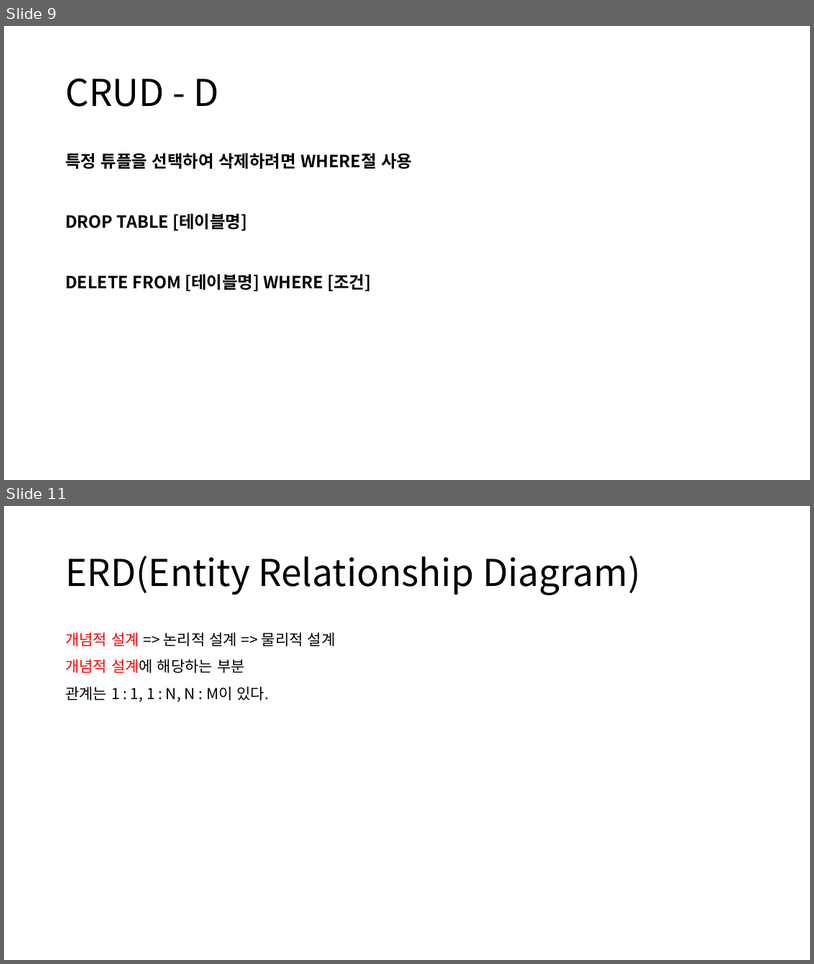
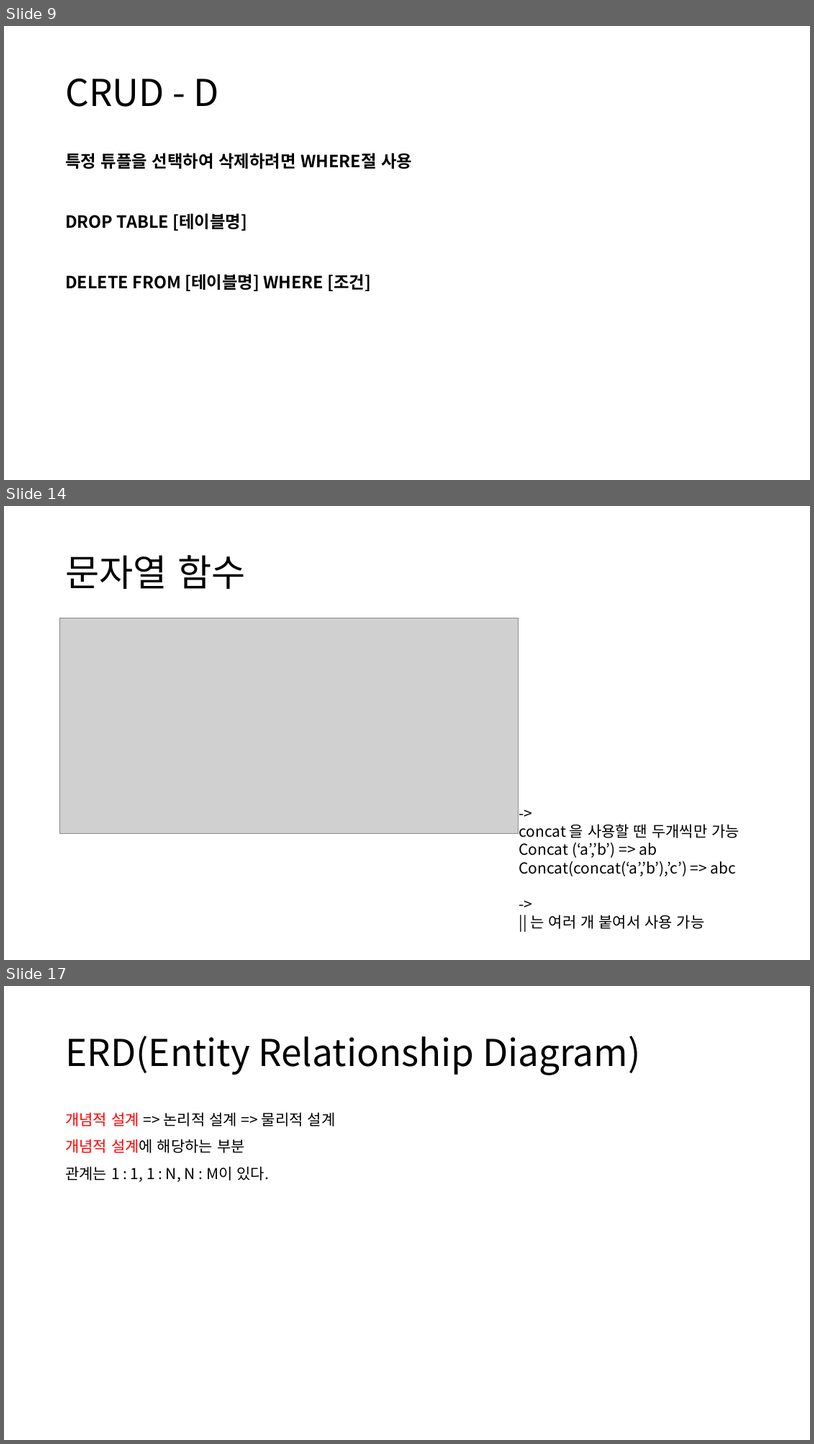
Before and after one commit to 98jiyong/DB, a slide deck: 자료/DB정리.pptx. Shown one above the other, each under a label of ours: slides 9 and 11 before the commit, slides 9, 14 and 17 after it; the slides between them are not shown. The pictures are 814x964 and 814x1444 pixels, drawn with LibreOffice and Linux fonts; fonts in the diff are those of the drawing; grey boxes stand for pictures. Boxes give left, top, right and bottom in pixels: in the first picture for what was removed or moved away, otherwise in the second. Text is boxed around its words. In the diff, an @@ line names an element or a change of style, - is before the commit and + after.

```diff
--- a/자료/DB정리.pptx
+++ b/자료/DB정리.pptx
@@ slide 14 added at <box>4,506,810,960</box>, background #FFFFFF @@
@@ title added at <box>65,555,245,589</box>, 44 pt, text #000000 @@
+문자열 함수
@@ picture added at <box>59,618,519,834</box> @@
@@ text added at <box>520,824,740,929</box>, 18 pt, text #000000 @@
+->
+concat 을 사용할 땐 두개씩만 가능
+Concat (‘a’,’b’) => ab
+Concat(concat(‘a’,’b’),’c’) => abc
+->
+|| 는 여러 개 붙여서 사용 가능
@@ what was slide 11 is now slide 17 @@
```
Also in this commit, not shown: 6 other slides added, 1 slide removed, 2 other files.
